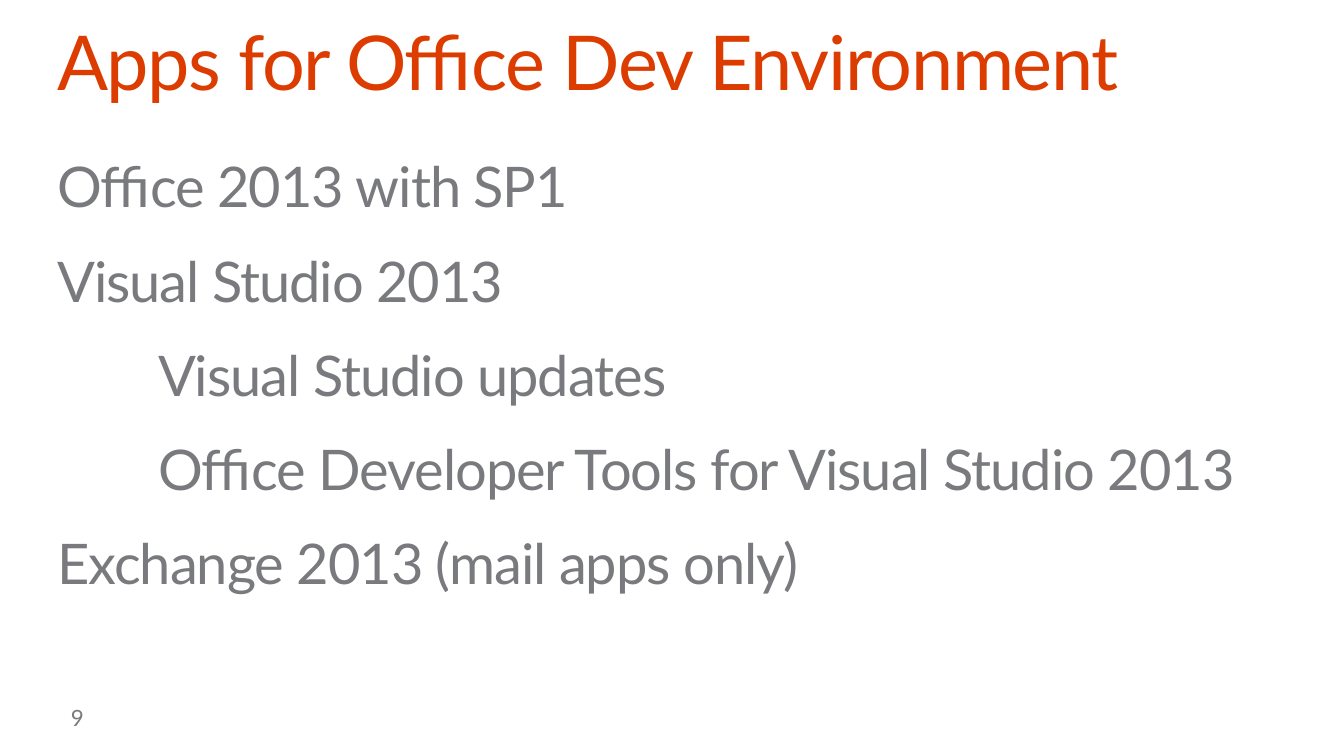
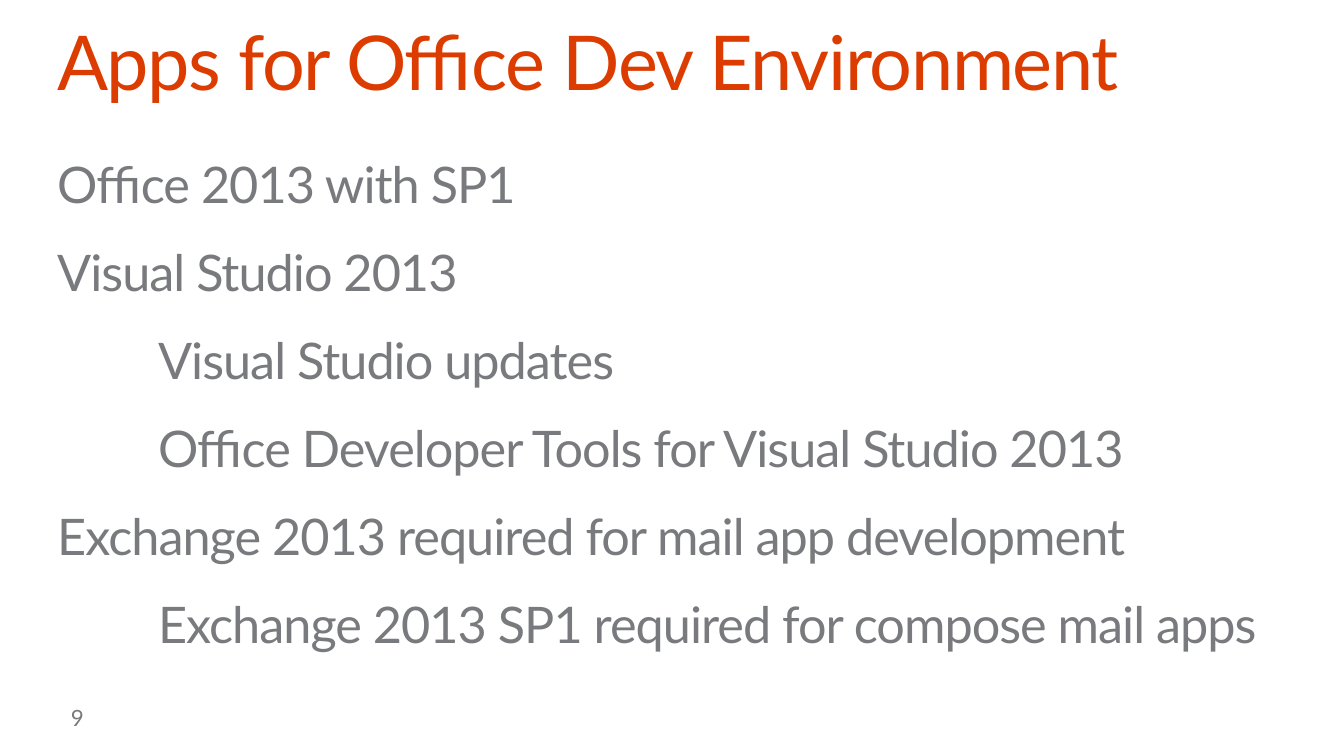
Before and after one commit to OfficeDev/TrainingContent, a slide deck: slide 9 of O3651-8 Setting up your on-premises environment for app development/O3651-8 Setting up your on-premises environment for app development.pptx. Drawn at 1344x756 pixels with LibreOffice and Linux fonts; fonts in the diff are those of the drawing; background and template pictures are left out. Boxes give left, top, right and bottom in pixels: in the first picture for what was removed or moved away, otherwise in the second. Text is boxed around its words. In the diff, an @@ line names an element or a change of style, - is before the commit and + after.

Commit message:
deck update

```diff
--- a/O3651-8 Setting up your on-premises environment for app development/O3651-8 Setting up your on-premises environment for app development.pptx
+++ b/O3651-8 Setting up your on-premises environment for app development/O3651-8 Setting up your on-premises environment for app development.pptx
@@ text at [57, 166, 1123, 476]: size 40 to 36 pt in "Office 2013 with SP1", "Visual Studio 2013", "Visual Studio updates", "Office Developer Tools for Visual Studio 2013" @@
@@ text at [57, 518, 1256, 652]: text changed; size 40 to 36 pt @@
-Exchange 2013 (mail apps only)
+Exchange 2013 required for mail app development
+Exchange 2013 SP1 required for compose mail apps
```
